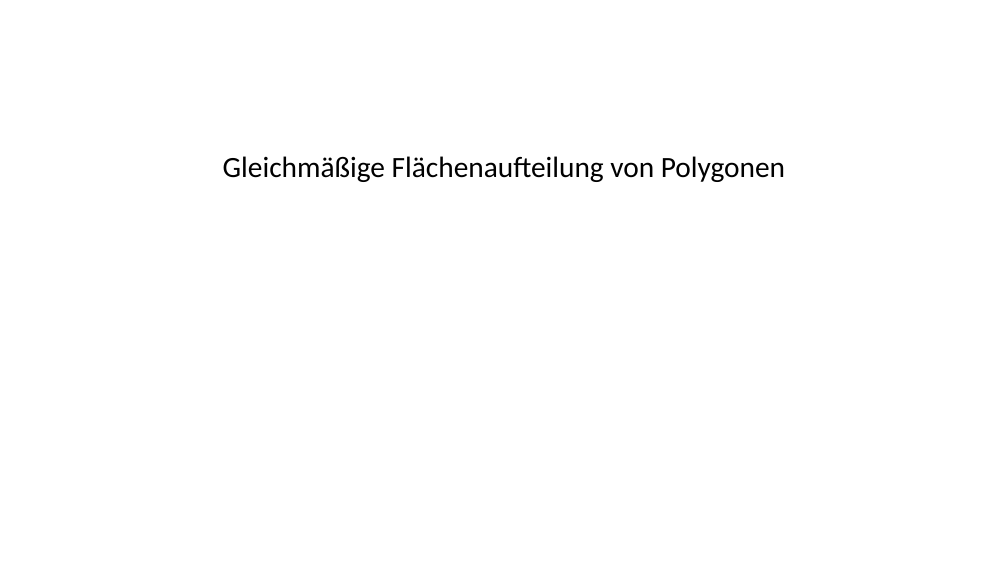
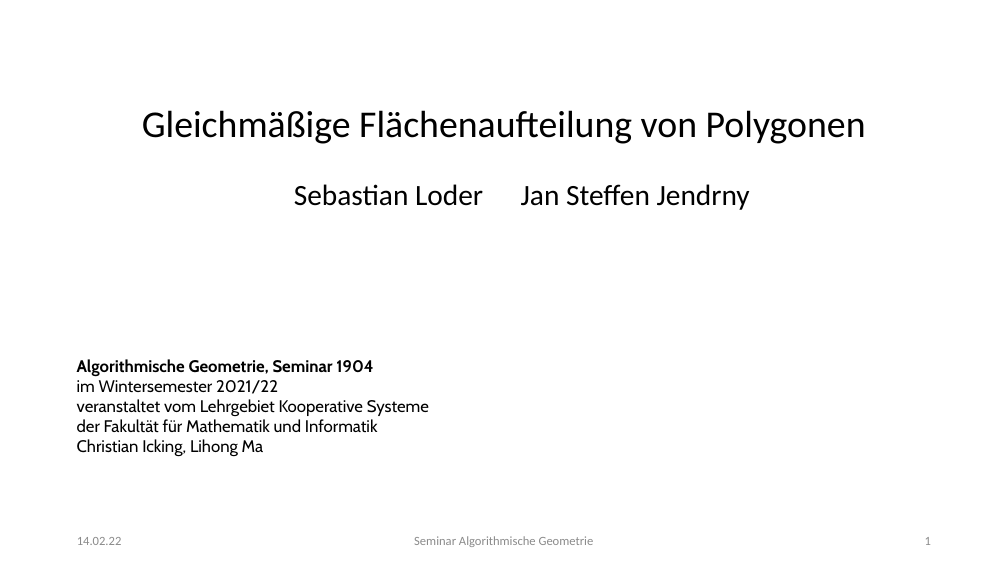
Before and after one commit to rhoentier/Algorithmische-Geometrie, a slide deck: slide 1 of Präsentation/Präsentation.pptx. Drawn at 1008x567 pixels with LibreOffice and Linux fonts; fonts in the diff are those of the drawing. Boxes give left, top, right and bottom in pixels: in the first picture for what was removed or moved away, otherwise in the second. Text is boxed around its words. In the diff, an @@ line names an element or a change of style, - is before the commit and + after.

```diff
--- a/Präsentation/Präsentation.pptx
+++ b/Präsentation/Präsentation.pptx
@@ text "Gleichmäßige Flächenaufteilung von Polygonen": place and size @@
-text "Gleichmäßige Flächenaufteilung von Polygonen" at [223,156,785,182]
+text "Gleichmäßige Flächenaufteilung von Polygonen" at [142,110,866,144]
@@ text "Gleichmäßige Flächenaufteilung von Polygonen" at [142,110,866,144]: size 28 to 36 pt @@
@@ text added at [294,184,750,210], 28 pt, text #000000 @@
+Sebastian Loder Jan Steffen Jendrny
@@ text added at [77,359,429,457], 16 pt, text #000000 @@
+Algorithmische Geometrie, Seminar 1904
+im Wintersemester 2021/22
+veranstaltet vom Lehrgebiet Kooperative Systeme
+der Fakultät für Mathematik und Informatik
+Christian Icking, Lihong Ma
@@ text added at [77,537,122,545], 12 pt, text #8C8C8C @@
+14.02.22
@@ text added at [414,536,594,547], 12 pt, text #8C8C8C @@
+Seminar Algorithmische Geometrie
@@ page number added at [925,537,931,545], 12 pt, text #8C8C8C @@
+1
```
Also in this commit, not shown: 12 other slides changed, 3 slides added, 2 slides removed.
